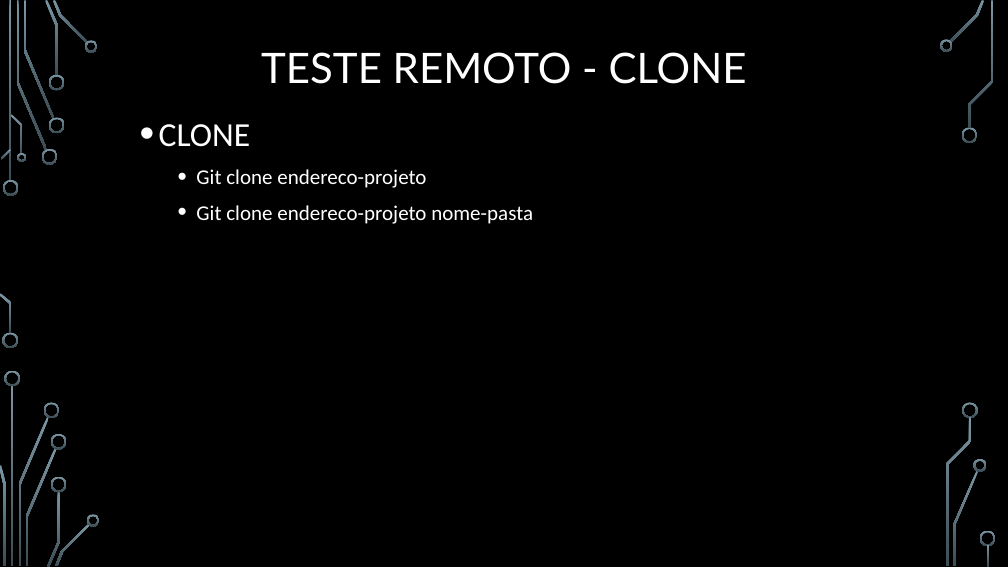
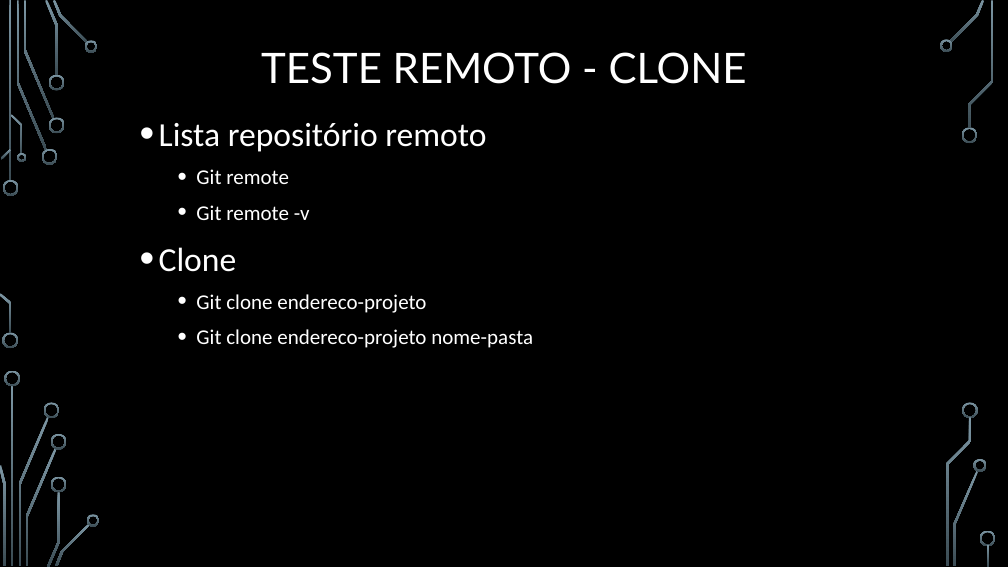
Before and after one commit to andresgois/tutorials, a slide deck: slide 16 of Tutorial_GIT.pptx (slide 15 before the commit). Drawn at 1008x567 pixels with LibreOffice and Linux fonts; fonts in the diff are those of the drawing; background and template pictures are left out. Boxes give left, top, right and bottom in pixels: in the first picture for what was removed or moved away, otherwise in the second. Text is boxed around its words. In the diff, an @@ line names an element or a change of style, - is before the commit and + after.

```diff
--- a/Tutorial_GIT.pptx
+++ b/Tutorial_GIT.pptx
@@ text at <box>159,123,486,272</box>: text changed @@
-  • CLONE
+  • Lista repositório remoto
+    • Git remote
+    • Git remote -v
+  • Clone
```
Also in this commit, not shown: 3 other slides changed, 1 slide added, 1 other file.
